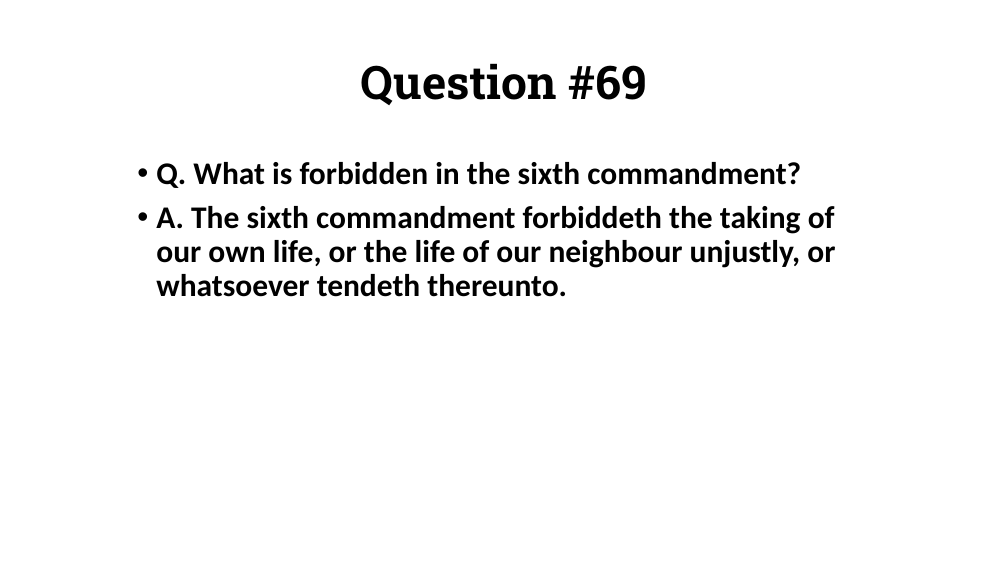
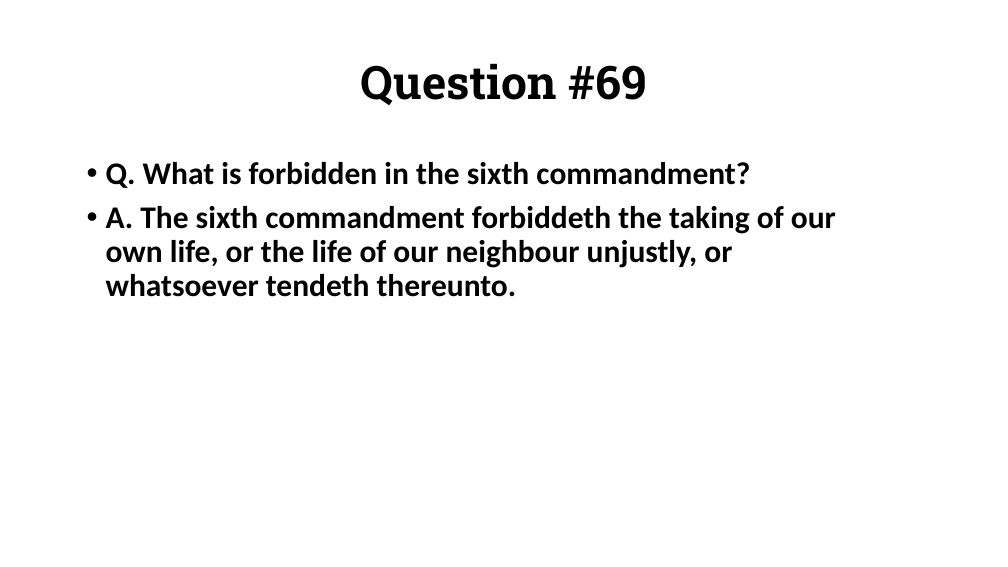
Before and after one commit to csmatyi/calvary_sunday_school, a slide deck: slide 20 of WSC67-69_211010.pptx. Drawn at 1008x567 pixels with LibreOffice and Linux fonts; fonts in the diff are those of the drawing. Boxes give left, top, right and bottom in pixels: in the first picture for what was removed or moved away, otherwise in the second. Text is boxed around its words. In the diff, an @@ line names an element or a change of style, - is before the commit and + after.

```diff
--- a/WSC67-69_211010.pptx
+++ b/WSC67-69_211010.pptx
@@ text "Q. What is forbidden in ..." rewrapped from (156, 162, 835, 297) to (106, 162, 836, 297) @@
```
Also in this commit, not shown: 9 other slides changed, 1 slide added.
